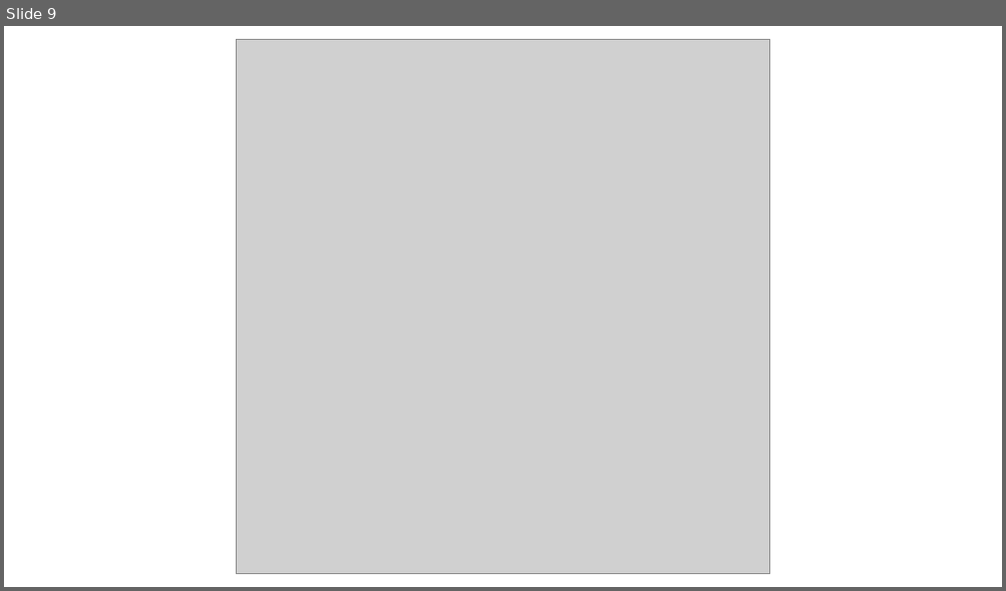
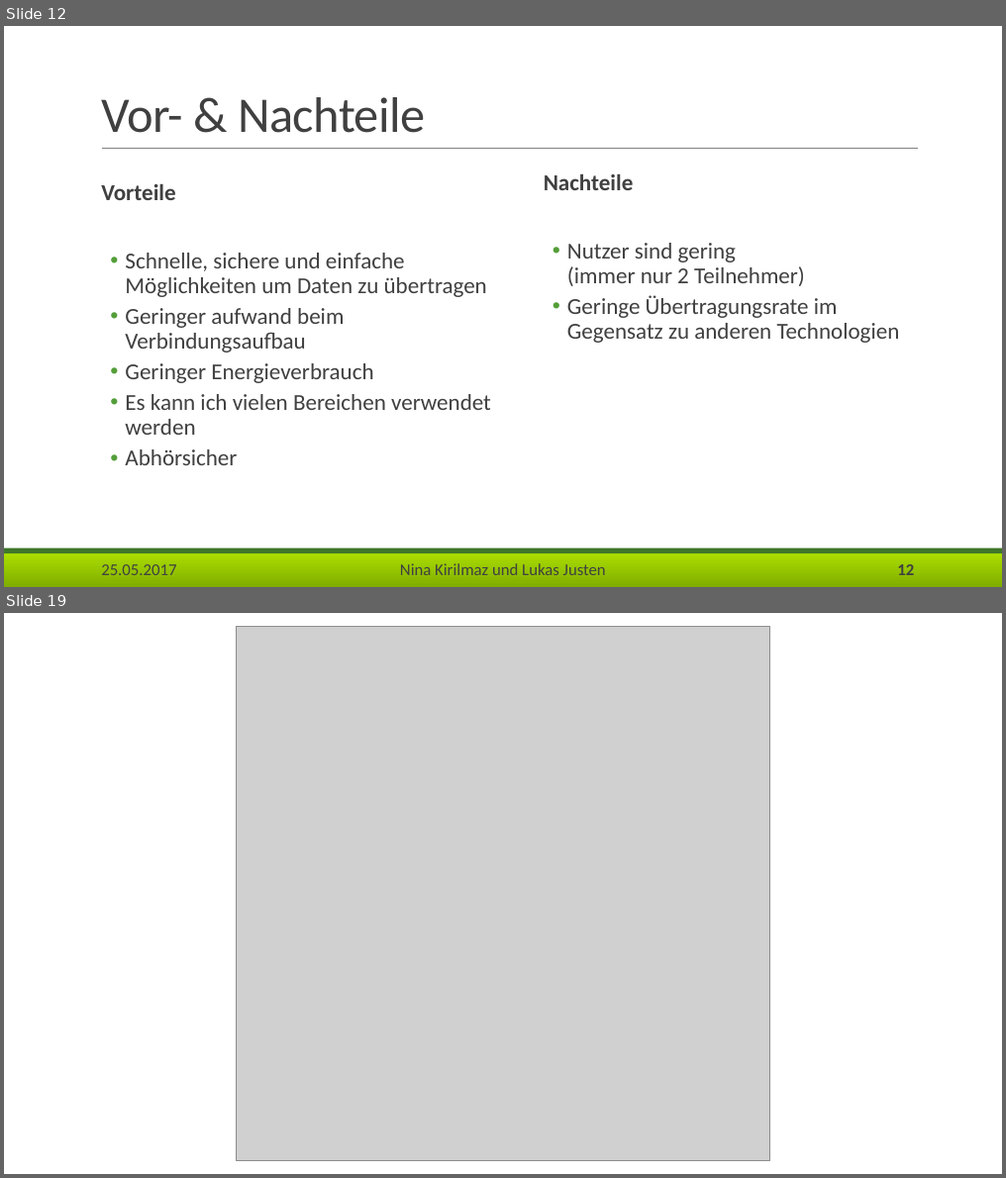
Before and after one commit to Lukas-Justen/MOVS, a slide deck: NFC.pptx. Shown one above the other, each under a label of ours: slide 9 before the commit, slides 12 and 19 after it; the slides between them are not shown. The pictures are 1006x591 and 1006x1178 pixels, drawn with LibreOffice and Linux fonts; fonts in the diff are those of the drawing; grey boxes stand for pictures; background and template pictures are left out. Boxes give left, top, right and bottom in pixels: in the first picture for what was removed or moved away, otherwise in the second. Text is boxed around its words. In the diff, an @@ line names an element or a change of style, - is before the commit and + after.

```diff
--- a/NFC.pptx
+++ b/NFC.pptx
@@ slide 12 added at (4,26,1002,587), background #FFFFFF; not listed: 2 template elements that a slide beside it also shows @@
@@ title added at (101,97,425,133), 48 pt, text #404040 @@
+Vor- & Nachteile
@@ line added from (102, 148) to (918, 148), #808080 0.5 pt @@
@@ text added at (101,184,491,466), 22 pt, text #404040 @@
+  Vorteile
+  • Schnelle, sichere und einfache Möglichkeiten um Daten zu übertragen
+  • Geringer aufwand beim Verbindungsaufbau
+  • Geringer Energieverbrauch
+  • Es kann ich vielen Bereichen verwendet werden
+  • Abhörsicher
@@ text added at (544,174,900,343), 22 pt, text #404040 @@
+  Nachteile
+  • Nutzer sind gering (immer nur 2 Teilnehmer)
+  • Geringe Übertragungsrate im Gegensatz zu anderen Technologien
@@ text added at (101,565,176,575), 16 pt, text #404040 @@
+25.05.2017
@@ text added at (400,564,606,575), 16 pt, text #404040 @@
+Nina Kirilmaz und Lukas Justen
@@ page number added at (897,565,914,575), 16 pt, text #404040, bold @@
+12
@@ what was slide 9 is now slide 19 @@
```
Also in this commit, not shown: 12 slides changed, 9 other slides added.
